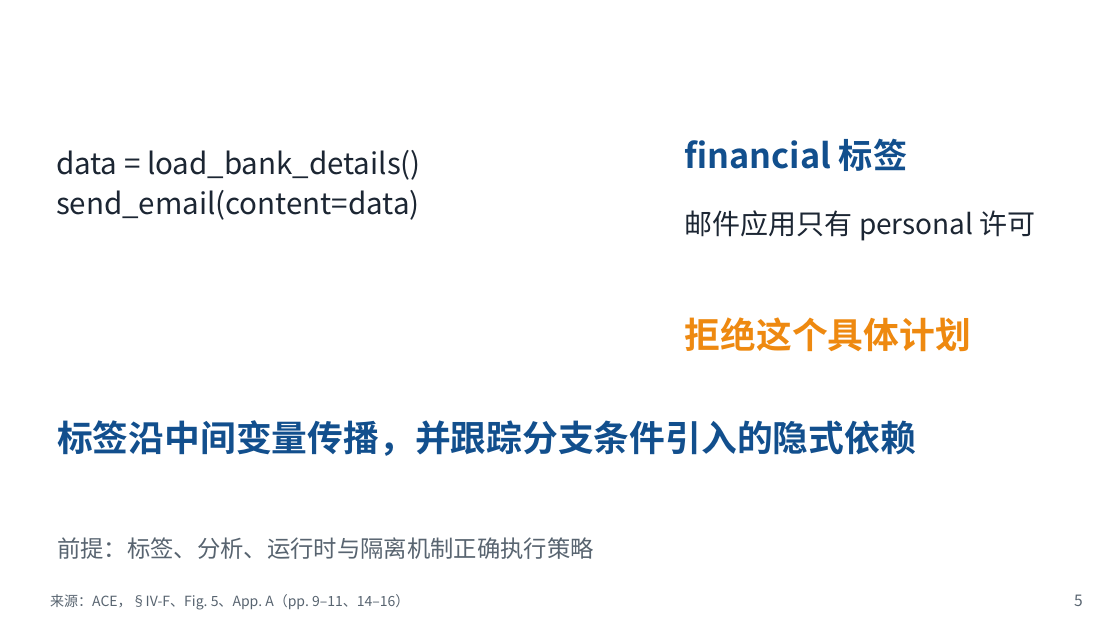
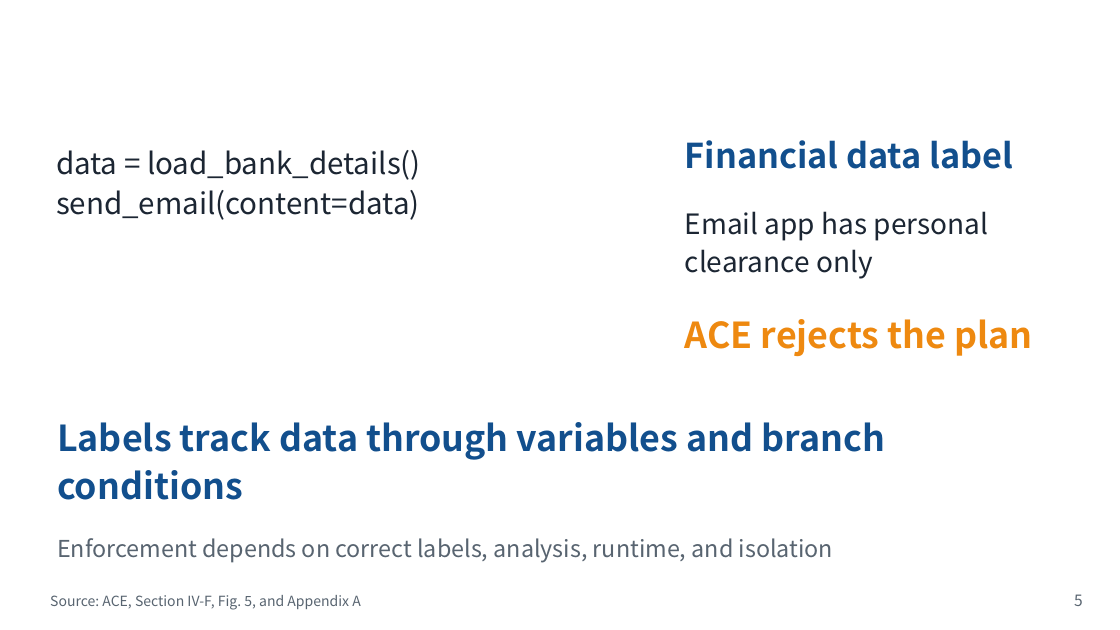
Before and after one commit to Novakru/ZJU-assignment-reports, a slide deck: slide 5 of submission/presentation.pptx. Drawn at 1120x630 pixels with LibreOffice and Linux fonts; fonts in the diff are those of the drawing; background and template pictures are left out. Boxes give left, top, right and bottom in pixels: in the first picture for what was removed or moved away, otherwise in the second. Text is boxed around its words. In the diff, an @@ line names an element or a change of style, - is before the commit and + after.

```diff
--- a/submission/presentation.pptx
+++ b/submission/presentation.pptx
@@ text at (x1=685, y1=140, x2=1013, y2=169): text changed @@
-financial 标签
+Financial data label
@@ text at (x1=685, y1=211, x2=988, y2=279): text changed @@
-邮件应用只有 personal 许可
+Email app has personal clearance only
@@ text at (x1=685, y1=319, x2=1032, y2=356): text changed @@
-拒绝这个具体计划
+ACE rejects the plan
@@ text at (x1=57, y1=422, x2=885, y2=500): text changed @@
-标签沿中间变量传播，并跟踪分支条件引入的隐式依赖
+Labels track data through variables and branch conditions
@@ text at (x1=57, y1=538, x2=833, y2=563): text changed @@
-前提：标签、分析、运行时与隔离机制正确执行策略
+Enforcement depends on correct labels, analysis, runtime, and isolation
@@ text at (x1=50, y1=595, x2=361, y2=610): text changed @@
-来源：ACE，§IV-F、Fig. 5、App. A（pp. 9–11、14–16）
+Source: ACE, Section IV-F, Fig. 5, and Appendix A
```
Also in this commit, not shown: 4 other slides changed, 5 slides added, 5 slides removed, 17 other files.
